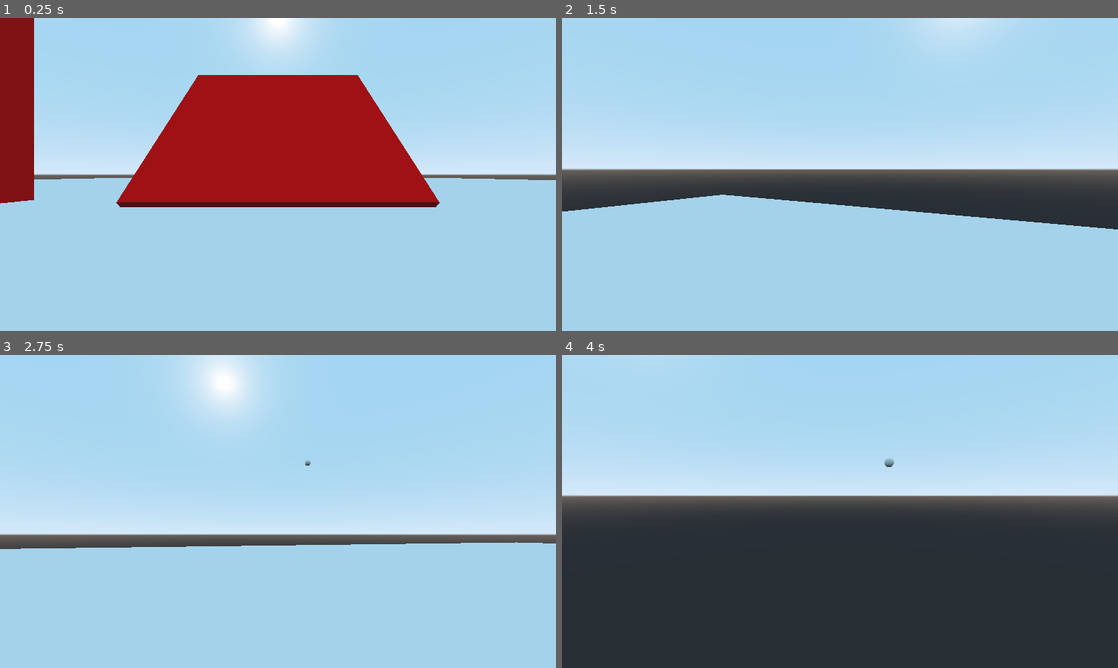
Above: before the commit, frames 1-4 (two rows, left to right).
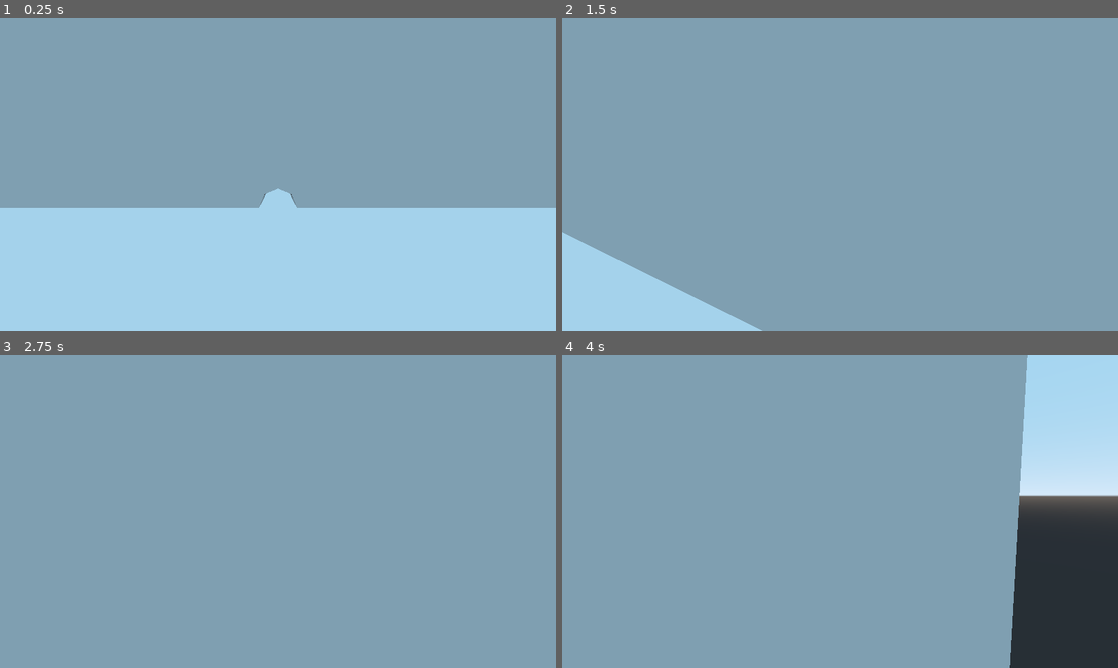
Above: after the commit, the same moments.

Repository: duckinator/nyoom
Game: Godot game, scene res://Main.tscn
Two runs of this game, one before a commit and one after it. Both use one fixed random seed, a clock stepped at 60 frames per second and the inputs below.
Inputs (mouse positions are in pixels of both pictures, inside the frame that each line leads up to):
- Up to frame 1 (0.25 s): no input
- Up to frame 2 (1.5 s): tap Enter at 0.5 s; move the mouse to (867, 174) at 0.52 s; hold W (movement_forward) from 0.53 s (still down); click (867, 174) at 0.6 s; tap Space (movement_jump) at 0.77 s; move the mouse to (812, 174) at 1.27 s; right-click (812, 174) at 1.35 s
- Up to frame 3 (2.75 s): keep holding W (movement_forward); tap Space (movement_jump) at 1.52 s; move the mouse to (289, 505) at 2.02 s; click (289, 505) at 2.1 s
- Up to frame 4 (4 s): keep holding W (movement_forward); move the mouse to (834, 517) at 2.77 s; right-click (834, 517) at 2.85 s; tap Space (movement_jump) at 3.02, 3.5, 3.77 s; move the mouse to (878, 514) at 3.52 s; click (878, 514) at 3.6 s

The runs differ from the first frame. In frame 1, 61% of the frame differs, in the area x 0-100%, y 0-61%; in frame 2, 94%; in frame 3, 100%, in the area x 0-100%, y 0-100%; in frame 4, 82%.

Commit message:
AAAAAAAAAAA

Diff:
--- a/src/Bullet.tscn
+++ b/src/Bullet.tscn
@@ -11,6 +11,7 @@
 radius = 0.25
 
 [node name="Bullet" type="RigidBody"]
+continuous_cd = true
 script = ExtResource( 1 )
 
 [node name="MeshInstance" type="MeshInstance" parent="."]
--- a/src/Level1.tscn
+++ b/src/Level1.tscn
@@ -1,56 +1,37 @@
-[gd_scene load_steps=8 format=2]
+[gd_scene load_steps=4 format=2]
 
 [ext_resource path="res://Player.tscn" type="PackedScene" id=1]
 
-[sub_resource type="PlaneMesh" id=1]
-size = Vector2( 100, 100 )
+[sub_resource type="CubeMesh" id=8]
+size = Vector3( 50, 2, 200 )
 
-[sub_resource type="ConvexPolygonShape" id=2]
-points = PoolVector3Array( 50, 0, 50, -50, 0, 50, 50, 0, -50, -50, 0, -50 )
-
-[sub_resource type="SpatialMaterial" id=3]
-albedo_color = Color( 1, 0, 0, 1 )
-
-[sub_resource type="CubeMesh" id=4]
-material = SubResource( 3 )
-size = Vector3( 10, 10, 2 )
-
-[sub_resource type="ConvexPolygonShape" id=5]
-points = PoolVector3Array( -5, 5, 1, 5, 5, -1, 5, 5, 1, -5, 5, -1, -5, -5, 1, 5, -5, -1, 5, -5, 1, -5, -5, -1, 5, 5, 1, -5, 5, -1, 5, 5, -1, -5, 5, 1, 5, -5, 1, -5, -5, -1, 5, -5, -1, -5, -5, 1, 5, 5, 1, -5, -5, 1, -5, 5, 1, 5, -5, 1, 5, 5, -1, -5, -5, -1, -5, 5, -1, 5, -5, -1 )
-
-[sub_resource type="ConvexPolygonShape" id=6]
-points = PoolVector3Array( -5, 5, 1, 5, 5, -1, 5, 5, 1, -5, 5, -1, -5, -5, 1, 5, -5, -1, 5, -5, 1, -5, -5, -1, 5, 5, 1, -5, 5, -1, 5, 5, -1, -5, 5, 1, 5, -5, 1, -5, -5, -1, 5, -5, -1, -5, -5, 1, 5, 5, 1, -5, -5, 1, -5, 5, 1, 5, -5, 1, 5, 5, -1, -5, -5, -1, -5, 5, -1, 5, -5, -1 )
+[sub_resource type="ConvexPolygonShape" id=9]
+points = PoolVector3Array( -25, 1, 100, 25, 1, -100, 25, 1, 100, -25, 1, -100, -25, -1, 100, 25, -1, -100, 25, -1, 100, -25, -1, -100, 25, 1, 100, -25, 1, -100, 25, 1, -100, -25, 1, 100, 25, -1, 100, -25, -1, -100, 25, -1, -100, -25, -1, 100, 25, 1, 100, -25, -1, 100, -25, 1, 100, 25, -1, 100, 25, 1, -100, -25, -1, -100, -25, 1, -100, 25, -1, -100 )
 
 [node name="Level1" type="Spatial"]
 
+[node name="Player" parent="." instance=ExtResource( 1 )]
+
 [node name="Floor" type="MeshInstance" parent="."]
-mesh = SubResource( 1 )
+transform = Transform( 1, 0, 0, 0, 1, 0, 0, 0, 1, 0, -1, -90 )
+mesh = SubResource( 8 )
 material/0 = null
 
-[node name="FloorStaticBody" type="StaticBody" parent="Floor"]
+[node name="StaticBody" type="StaticBody" parent="Floor"]
 
-[node name="CollisionShape" type="CollisionShape" parent="Floor/FloorStaticBody"]
-shape = SubResource( 2 )
+[node name="CollisionShape" type="CollisionShape" parent="Floor/StaticBody"]
+shape = SubResource( 9 )
 
-[node name="MeshInstance" type="MeshInstance" parent="."]
-transform = Transform( 1, 0, 0, 0, 0.707107, 0.707107, 0, -0.707107, 0.707107, 0, 3, 0 )
-mesh = SubResource( 4 )
-material/0 = null
+[node name="CSGCombiner" type="CSGCombiner" parent="."]
+transform = Transform( 1, 0, 0, 0, 1, 0, 0, 0, 1, 0, 10, -8 )
+use_collision = true
 
-[node name="MI1StaticBody" type="StaticBody" parent="MeshInstance"]
+[node name="CSGBox" type="CSGBox" parent="CSGCombiner"]
+width = 50.0
+height = 20.0
 
-[node name="CollisionShape" type="CollisionShape" parent="MeshInstance/MI1StaticBody"]
-shape = SubResource( 5 )
-
-[node name="MeshInstance2" type="MeshInstance" parent="."]
-transform = Transform( 1, 0, 0, 0, 1, 0, 0, 0, 1, -15, 5, 3 )
-mesh = SubResource( 4 )
-material/0 = null
-
-[node name="MI2StaticBody" type="StaticBody" parent="MeshInstance2"]
-
-[node name="CollisionShape" type="CollisionShape" parent="MeshInstance2/MI2StaticBody"]
-shape = SubResource( 6 )
-
-[node name="Player" parent="." instance=ExtResource( 1 )]
-transform = Transform( 1, 0, 0, 0, 1, 0, 0, 0, 1, 0, 1, 11.1505 )
+[node name="CSGCylinder" type="CSGCylinder" parent="CSGCombiner"]
+transform = Transform( 1, 0, 0, 0, -4.37114e-08, -1, 0, 1, -4.37114e-08, 0, -10, 0 )
+operation = 2
+radius = 0.6
+height = 5.0
--- a/src/Player.tscn
+++ b/src/Player.tscn
@@ -23,4 +23,4 @@
 current = true
 
 [node name="BulletSpawn" type="Spatial" parent="RotationHelper/Camera"]
-transform = Transform( 1, 0, 0, 0, 1, 0, 0, 0, 1, 0, 0, -0.5 )
+transform = Transform( 1, 0, 0, 0, 1, 0, 0, 0, 1, 0, -0.25, -1 )
